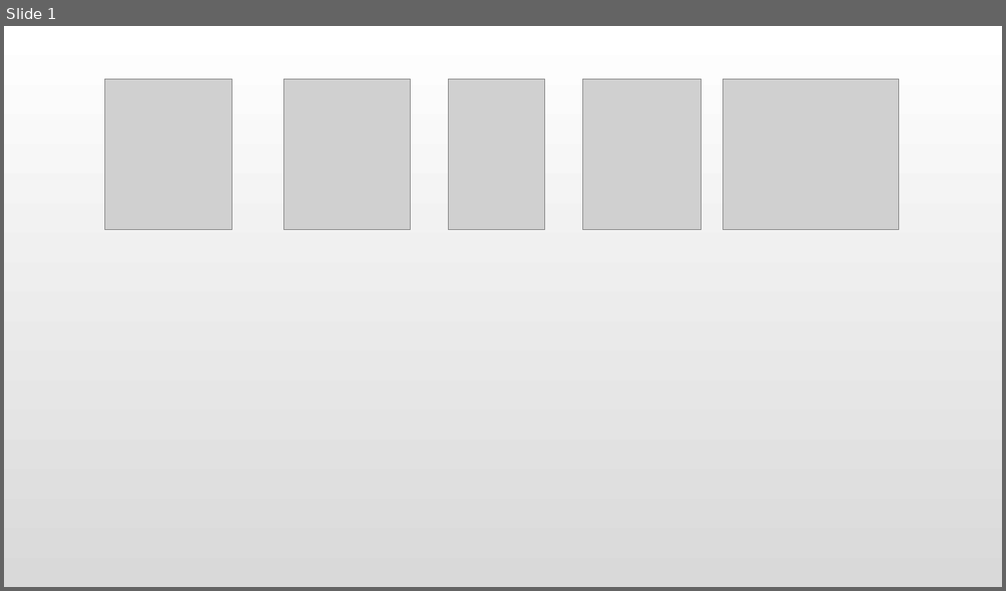
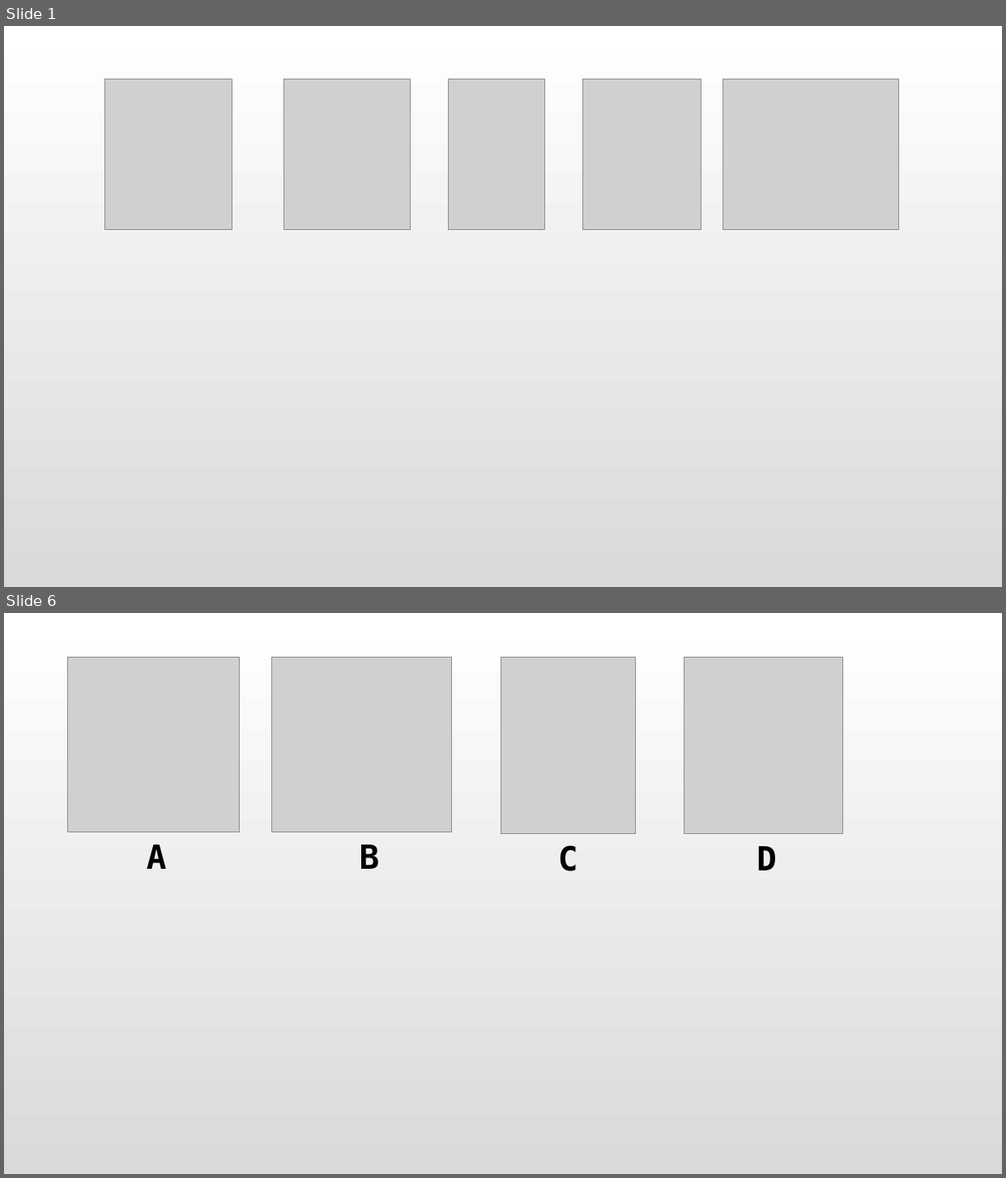
Before and after one commit to jk2020214154/Data_Structure_Code, a slide deck: 第五章 树与二叉树/5.3 二叉树的遍历和线索二叉树/课后习题图.pptx. Shown one above the other, each under a label of ours: slide 1 before the commit, slides 1 and 6 after it; the slides between them are not shown. The pictures are 1006x591 and 1006x1178 pixels, drawn with LibreOffice and Linux fonts; fonts in the diff are those of the drawing; grey boxes stand for pictures. Boxes give left, top, right and bottom in pixels: in the first picture for what was removed or moved away, otherwise in the second. Text is boxed around its words. In the diff, an @@ line names an element or a change of style, - is before the commit and + after.

```diff
--- a/第五章 树与二叉树/5.3 二叉树的遍历和线索二叉树/课后习题图.pptx
+++ b/第五章 树与二叉树/5.3 二叉树的遍历和线索二叉树/课后习题图.pptx
@@ slide 6 added at bbox=[4, 613, 1002, 1174], background gradient #FFFFFF to #D9D9D9 @@
@@ group added at bbox=[68, 658, 843, 871]: 4 pictures, 4 texts @@
+A
+B
+C
+D
```
Also in this commit, not shown: 4 other slides added, 1 other file.
